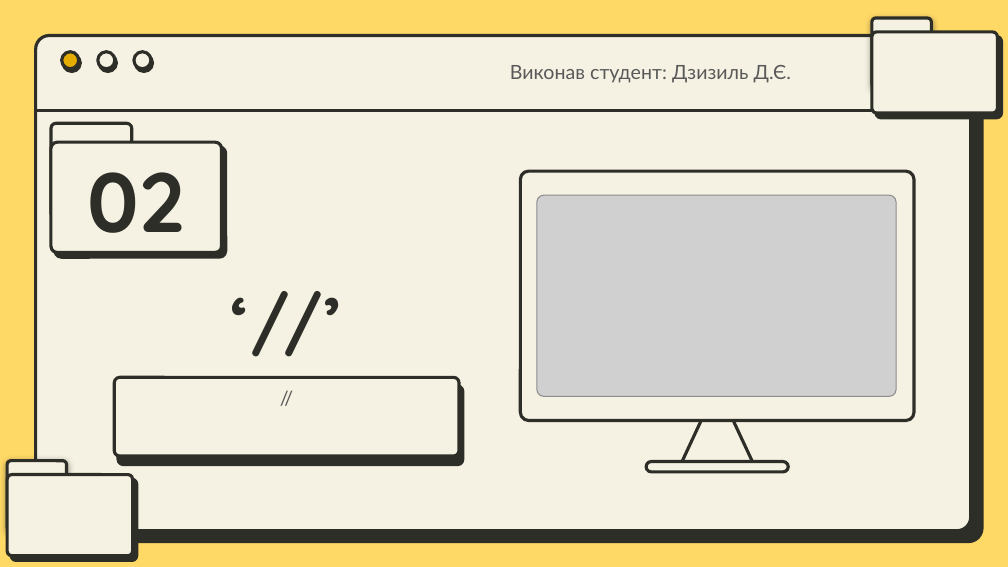
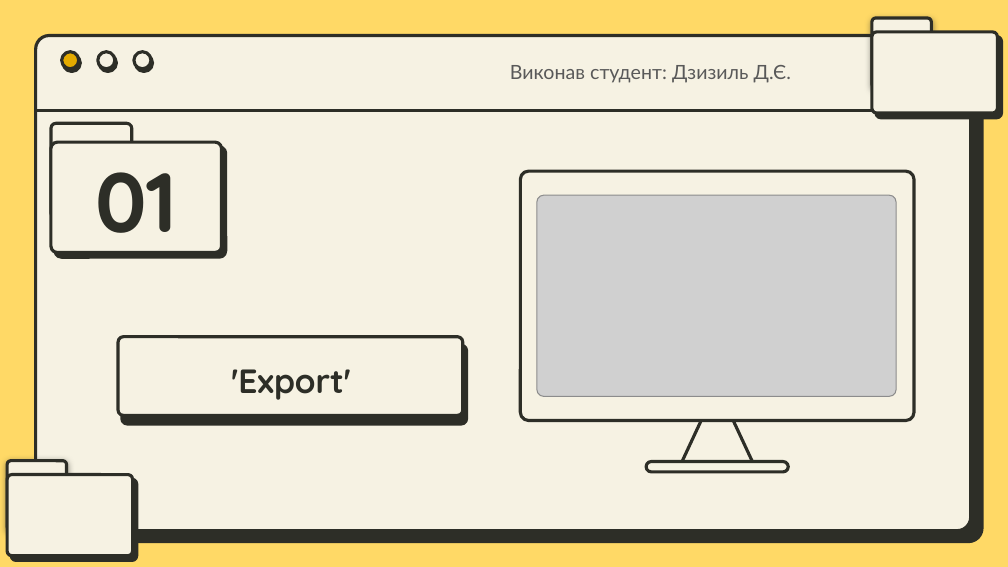
Before and after one commit to IvanChekh/MatematicainsLivesMatter, a slide deck: slide 6 of Workcase №3 .pptx (slide 5 before the commit). Drawn at 1008x567 pixels with LibreOffice and Linux fonts; fonts in the diff are those of the drawing; grey boxes stand for pictures. Boxes give left, top, right and bottom in pixels: in the first picture for what was removed or moved away, otherwise in the second. Text is boxed around its words. In the diff, an @@ line names an element or a change of style, - is before the commit and + after.

```diff
--- a/Workcase №3 .pptx
+++ b/Workcase №3 .pptx
@@ title at bbox=[95, 172, 177, 254]: text changed @@
-02
+01
@@ rounded rectangle: place and size @@
-rounded rectangle at bbox=[114, 377, 459, 456]
+rounded rectangle at bbox=[118, 337, 463, 415]
@@ subtitle removed at bbox=[131, 376, 443, 455] @@
-//
@@ title at bbox=[231, 369, 351, 400]: text changed; size 50 to 24 pt @@
-‘//’
+'Export'
```
Also in this commit, not shown: 6 other slides changed, 8 slides added, 8 slides removed.
